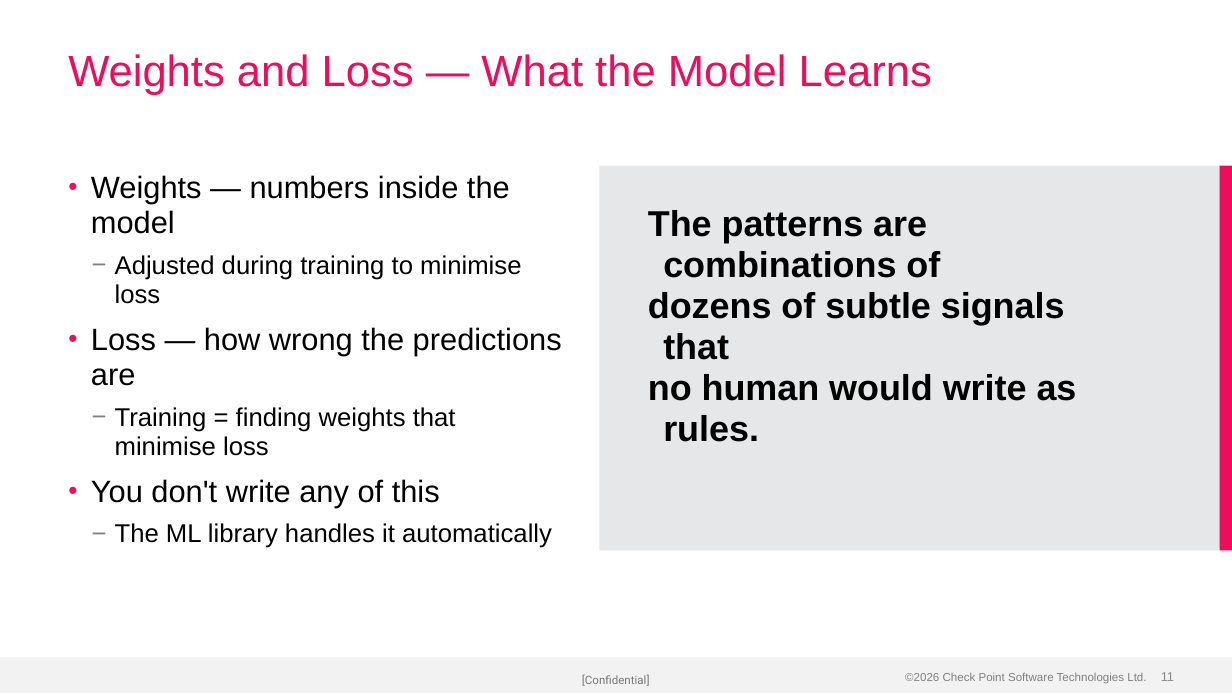
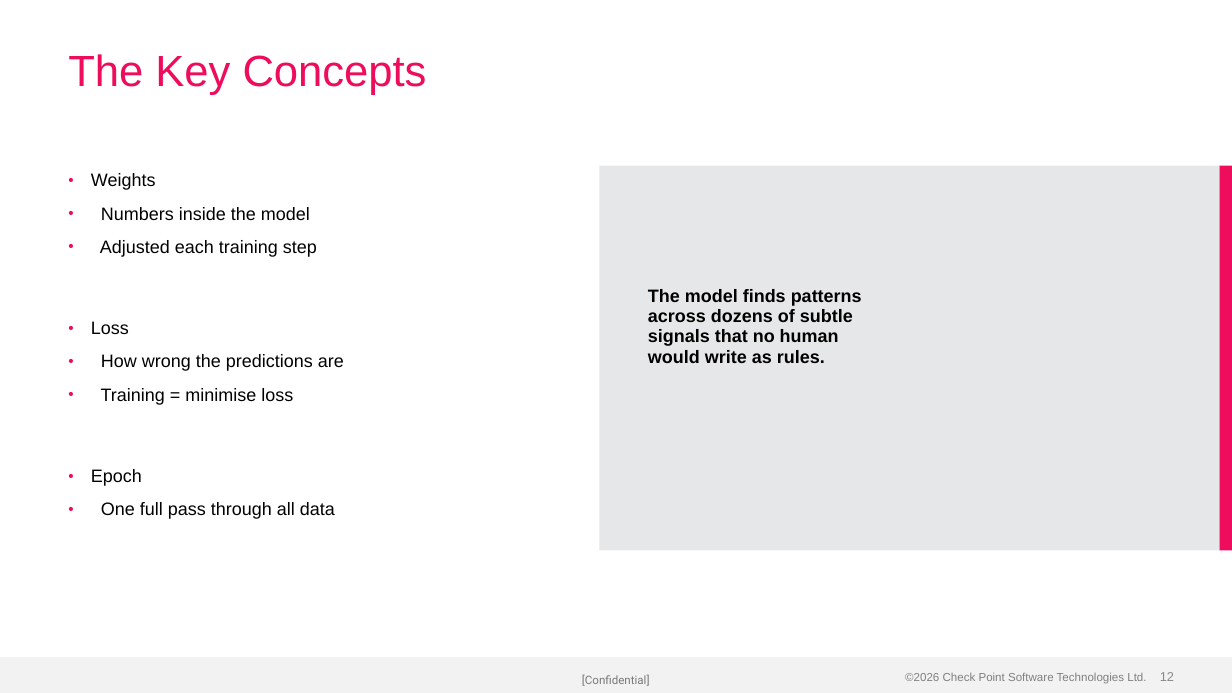
Before and after one commit to alshawwaf/ai-basic-training, a slide deck: slide 12 of stage1_classic_ml/01_what_is_ml/Lecture-1-What-is-ML.pptx (slide 11 before the commit). Drawn at 1232x693 pixels with LibreOffice and Linux fonts; fonts in the diff are those of the drawing; background and template pictures are left out. Boxes give left, top, right and bottom in pixels: in the first picture for what was removed or moved away, otherwise in the second. Text is boxed around its words. In the diff, an @@ line names an element or a change of style, - is before the commit and + after.

```diff
--- a/stage1_classic_ml/01_what_is_ml/Lecture-1-What-is-ML.pptx
+++ b/stage1_classic_ml/01_what_is_ml/Lecture-1-What-is-ML.pptx
@@ title at (68,54,427,95): text changed @@
-Weights and Loss — What the Model Learns
+The Key Concepts
@@ text at (91,173,344,519): text changed; size 20 to 14 pt @@
-• Weights — numbers inside the model
-  − Adjusted during training to minimise loss
-• Loss — how wrong the predictions are
-  − Training = finding weights that minimise loss
-• You don't write any of this
-  − The ML library handles it automatically
+• Weights
+• Numbers inside the model
+• Adjusted each training step
+• Loss
+• How wrong the predictions are
+• Training = minimise loss
+• Epoch
+• One full pass through all data
@@ text at (648,289,862,363): text changed; size 28 to 14 pt @@
-The patterns are combinations of
-dozens of subtle signals that
-no human would write as rules.
+The model finds patterns
+across dozens of subtle
+signals that no human
+would write as rules.
@@ page number at (1160,672,1174,681): text changed @@
-11
+12
```
Also in this commit, not shown: 20 other slides changed, 4 slides added, 8 slides removed.
